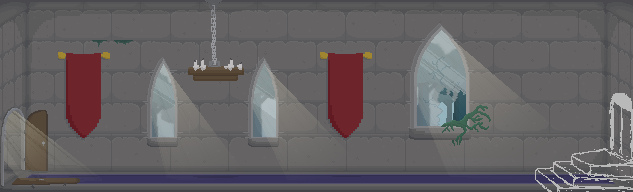
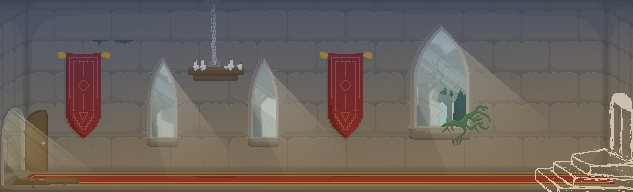
Before/after of a 633x192 layered artwork. What changed in the layer stack:
renamed "Layer 18" to "Overall Lighting", opacity 15% → 100%, painted on it over [0, 0, 633, 192]
added group "Banners" with 2 layers above "Back door" over [58, 52, 372, 140]
added layer "Banner" (1st of 2, in "Banners") in group "Banners" over [320, 52, 372, 140]
renamed "Banners" to "Banner", moved it into group "Banners", painted on it over [58, 52, 372, 140]
painted on "WALL" over [18, 174, 615, 184]
